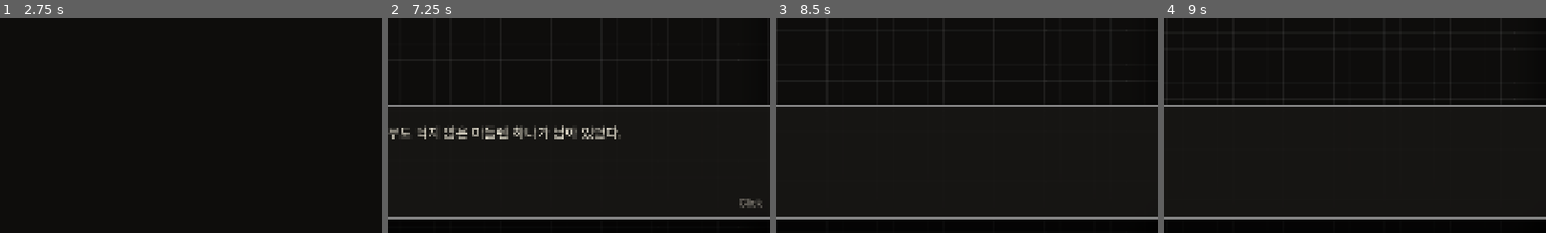
Above: before the commit, frames 1-4 (left to right).
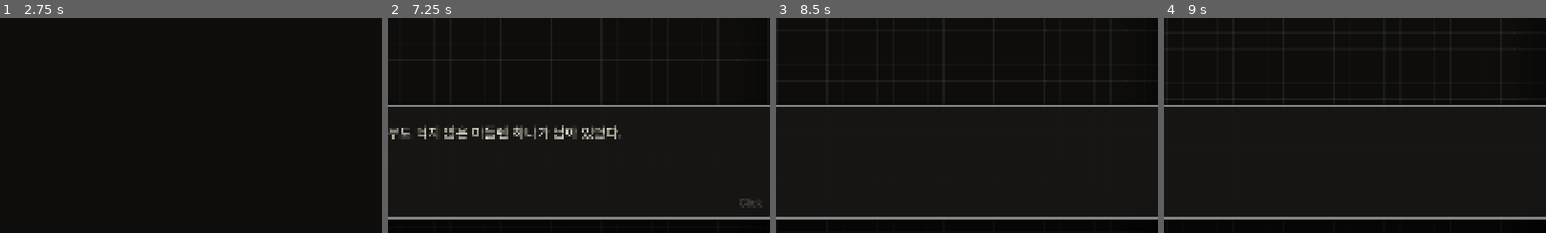
Above: after the commit, the same moments.

Repository: dev-parkjh/blind-madeleine-game
Game: Godot game, scene res://scenes/main/main.tscn
Two runs of this game, one before a commit and one after it. Both use one fixed random seed, a clock stepped at 60 frames per second and the inputs below.
Inputs (mouse positions are % of the whole screen's width and height, from its top left):
- Up to frame 1 (2.75 s): click "새 게임" at 0.5 s; click "뒤로" at 1.25 s; click "새 게임" at 2 s
- Up to frame 2 (7.25 s): click "1화 - 비의 장막" at 2.75 s; click "Skip" at 3.5 s; tap Enter (ui_accept) at 4.25, 4.52, 5, 5.75, 6.5 s; move the mouse to (72, 45) at 4.27 s; hold D (move_right) 4.28-5 s; hold Shift (log) 4.28-5 s; click (72, 45) at 4.42 s; drag from (30, 55) to (45, 70) at 5.02 s; move the mouse to (60, 28) at 5.77 s; hold D (move_right) 5.78-6.5 s; hold Space (interact) 5.78-6.5 s; tap Shift (log) at 6.05 s; drag from (45, 70) to (20, 35) at 6.52 s
- Up to frame 3 (8.5 s): click "Skip" at 7.25 s; move the mouse to (80, 65) at 8.02 s; hold A (move_left) from 8.03 s (still down); hold Shift (log) from 8.03 s (still down); tap Q at 8.1 s; tap Enter (ui_accept) at 8.27 s
- Up to frame 4 (9 s): release A (move_left) at 8.75 s; release Shift (log) at 8.75 s; click (70, 3) at 8.75 s
The pictures show only the part of the screen within x 46-96%, y 50-100%; the shares and areas given below are measured in that part.

Frame 1 is identical in both runs. In frame 2, 0.1% of the frame differs, in the area x 92-98%, y 84-89%; in frame 3, less than 0.1%; in frame 4, less than 0.1%.

Commit message:
대화 진행 힌트에 펄스를 추가하고 스토리 배경 비네팅을 재조정
Co-authored-by: Cursor <cursoragent@cursor.com>

Diff:
--- a/scripts/screens/story_dialogue_screen.gd
+++ b/scripts/screens/story_dialogue_screen.gd
@@ -71,6 +71,9 @@
 	"gamepad": 0,
 }
 const INPUT_ADVANCE_ICON_HEIGHT := 45
+const ADVANCE_HINT_PULSE_MIN_ALPHA := 0.42
+const ADVANCE_HINT_PULSE_FADE_DURATION := 0.85
+const ADVANCE_HINT_PULSE_PEAK_HOLD := 0.55
 const TOUCH_TAP_MAX_DISTANCE_PX := 18.0
 const SPECTRUM_PORTRAIT_WIDTH_RATIO := 0.76
 const SPECTRUM_HEIGHT_SCALE_POWER := 1.12
@@ -176,6 +179,7 @@
 var _advance_hint_bar: HBoxContainer
 var _advance_hint_icon: TextureRect
 var _advance_hint_label: Label
+var _advance_hint_pulse_tween: Tween
 var _skip_button: Button
 var _backlog_button: Button
 var _branch_tree_button: Button
@@ -2620,6 +2624,34 @@
 			_advance_hint_icon.custom_minimum_size = Vector2(icon.get_width(), icon.get_height())
 		_advance_hint_label.text = hint_text
 		_advance_hint_label.visible = not hint_text.is_empty()
+		_ensure_advance_hint_pulse()
+	else:
+		_stop_advance_hint_pulse()
+
+
+func _ensure_advance_hint_pulse() -> void:
+	if _advance_hint_bar == null:
+		return
+	if _advance_hint_pulse_tween != null and _advance_hint_pulse_tween.is_valid():
+		return
+
+	_advance_hint_bar.modulate = Color.WHITE
+	var tween := create_tween()
+	_advance_hint_pulse_tween = tween
+	tween.set_loops()
+	tween.set_ease(Tween.EASE_IN_OUT)
+	tween.set_trans(Tween.TRANS_SINE)
+	tween.tween_property(_advance_hint_bar, "modulate:a", ADVANCE_HINT_PULSE_MIN_ALPHA, ADVANCE_HINT_PULSE_FADE_DURATION)
+	tween.tween_property(_advance_hint_bar, "modulate:a", 1.0, ADVANCE_HINT_PULSE_FADE_DURATION)
+	tween.tween_interval(ADVANCE_HINT_PULSE_PEAK_HOLD)
+
+
+func _stop_advance_hint_pulse() -> void:
+	if _advance_hint_pulse_tween != null and _advance_hint_pulse_tween.is_valid():
+		_advance_hint_pulse_tween.kill()
+	_advance_hint_pulse_tween = null
+	if _advance_hint_bar != null:
+		_advance_hint_bar.modulate = Color.WHITE
 
 
 func _can_advance_dialogue() -> bool:
--- a/scripts/visual_novel/scrolling_grid_background.gd
+++ b/scripts/visual_novel/scrolling_grid_background.gd
@@ -28,9 +28,9 @@
 @export_range(0.0, 0.12, 0.001) var max_billboard_tilt: float = 0.034
 @export_range(4, 24, 1) var projected_grid_segments: int = 10
 @export var vignette_enabled: bool = true
-@export_range(0.0, 0.5, 0.01) var vignette_edge_size_ratio: float = 0.14
-@export_range(0.0, 1.0, 0.01) var vignette_max_alpha: float = 0.72
-@export_range(0.0, 0.35, 0.01) var vignette_corner_boost: float = 0.18
+@export_range(0.0, 0.5, 0.01) var vignette_edge_size_ratio: float = 0.16
+@export_range(0.0, 1.0, 0.01) var vignette_max_alpha: float = 0.58
+@export_range(0.0, 0.35, 0.01) var vignette_corner_boost: float = 0.12
 
 ## 누적 스크롤(프레임마다 wrap 하지 않음 — 그리기 시 격자 간격으로만 정렬)
 var scroll_offset := Vector2.ZERO
